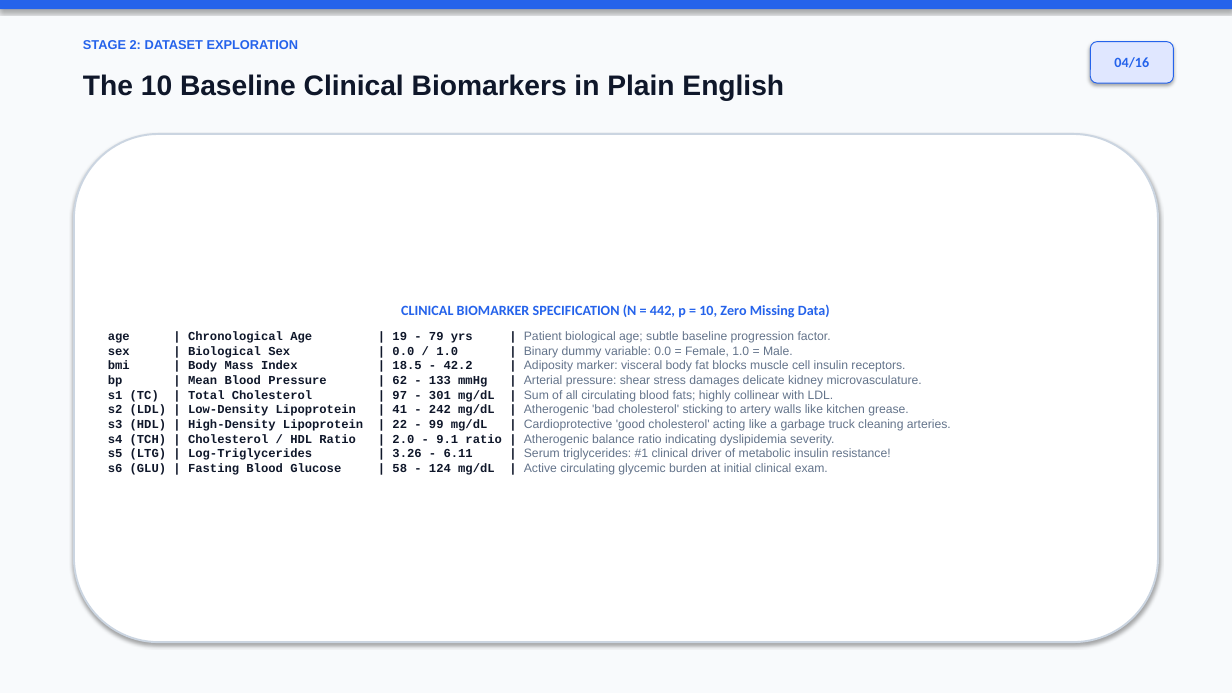
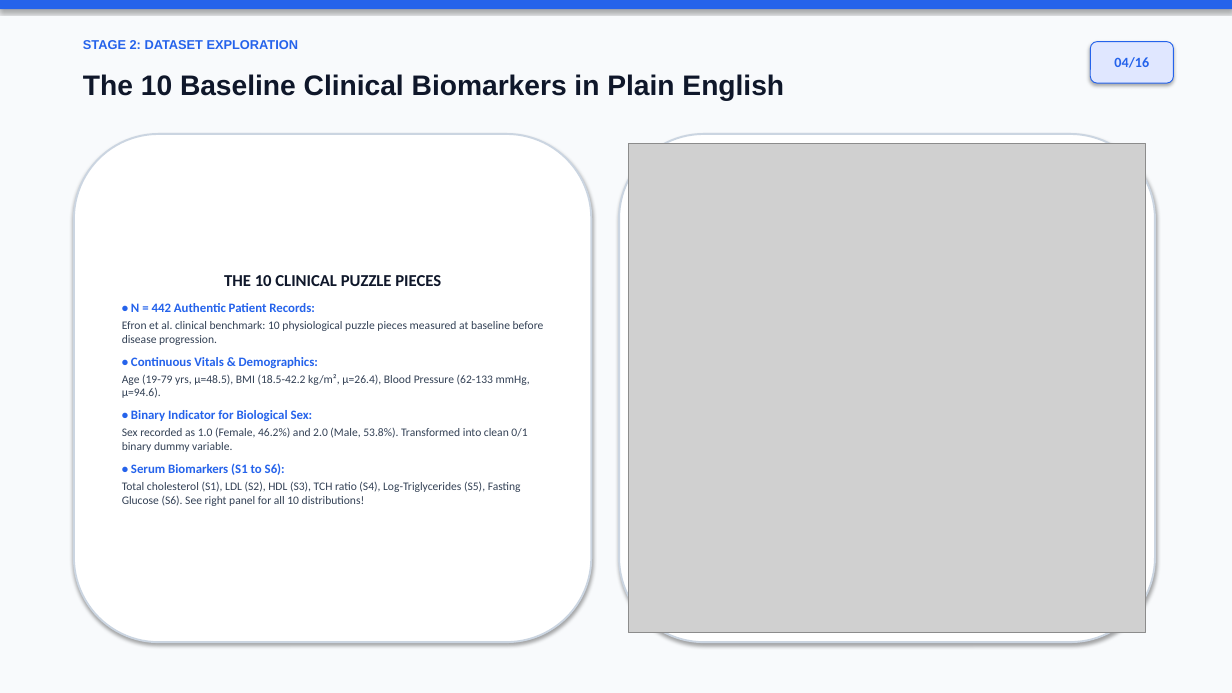
Before and after one commit to darrehanrasool/Lab, a slide deck: slide 4 of 4 Diabetes Progression Prediction/Diabetes_Progression_Conference_Presentation.pptx. Drawn at 1232x693 pixels with LibreOffice and Linux fonts; fonts in the diff are those of the drawing; grey boxes stand for pictures. Boxes give left, top, right and bottom in pixels: in the first picture for what was removed or moved away, otherwise in the second. Text is boxed around its words. In the diff, an @@ line names an element or a change of style, - is before the commit and + after.

Commit message:
Embed official scientific research figures and fullscreen zoom lightbox across all slides in HTML and PPTX presentations

```diff
--- a/4 Diabetes Progression Prediction/Diabetes_Progression_Conference_Presentation.pptx
+++ b/4 Diabetes Progression Prediction/Diabetes_Progression_Conference_Presentation.pptx
@@ rounded rectangle "THE 10 CLINICAL PUZZLE PIECES": place and size @@
-rounded rectangle "THE 10 CLINICAL PUZZLE PIECES" at bbox=[74, 134, 1158, 642]
+rounded rectangle "THE 10 CLINICAL PUZZLE PIECES" at bbox=[74, 134, 592, 642]
@@ rounded rectangle added at bbox=[619, 134, 1155, 642], fill #FFFFFF, outline #CBD5E1 1.5 pt @@
@@ picture added at bbox=[628, 143, 1146, 633] @@
@@ text in rounded rectangle at bbox=[122, 275, 544, 506]: text changed; size 9.5 to 9 pt; font Arial to Calibri; text colour #64748B to #334155 @@
-CLINICAL BIOMARKER SPECIFICATION (N = 442, p = 10, Zero Missing Data)
-age | Chronological Age | 19 - 79 yrs | Patient biological age; subtle baseline progression factor.
-sex | Biological Sex | 0.0 / 1.0 | Binary dummy variable: 0.0 = Female, 1.0 = Male.
-bmi | Body Mass Index | 18.5 - 42.2 | Adiposity marker: visceral body fat blocks muscle cell insulin receptors.
-bp | Mean Blood Pressure | 62 - 133 mmHg | Arterial pressure: shear stress damages delicate kidney microvasculature.
-s1 (TC) | Total Cholesterol | 97 - 301 mg/dL | Sum of all circulating blood fats; highly collinear with LDL.
-s2 (LDL) | Low-Density Lipoprotein | 41 - 242 mg/dL | Atherogenic 'bad cholesterol' sticking to artery walls like kitchen grease.
-s3 (HDL) | High-Density Lipoprotein | 22 - 99 mg/dL | Cardioprotective 'good cholesterol' acting like a garbage truck cleaning arteries.
-s4 (TCH) | Cholesterol / HDL Ratio | 2.0 - 9.1 ratio | Atherogenic balance ratio indicating dyslipidemia severity.
-s5 (LTG) | Log-Triglycerides | 3.26 - 6.11 | Serum triglycerides: #1 clinical driver of metabolic insulin resistance!
-s6 (GLU) | Fasting Blood Glucose | 58 - 124 mg/dL | Active circulating glycemic burden at initial clinical exam.
+THE 10 CLINICAL PUZZLE PIECES
+• N = 442 Authentic Patient Records:
+Efron et al. clinical benchmark: 10 physiological puzzle pieces measured at baseline before disease progression.
+• Continuous Vitals & Demographics:
+Age (19-79 yrs, μ=48.5), BMI (18.5-42.2 kg/m², μ=26.4), Blood Pressure (62-133 mmHg, μ=94.6).
+• Binary Indicator for Biological Sex:
+Sex recorded as 1.0 (Female, 46.2%) and 2.0 (Male, 53.8%). Transformed into clean 0/1 binary dummy variable.
+• Serum Biomarkers (S1 to S6):
+Total cholesterol (S1), LDL (S2), HDL (S3), TCH ratio (S4), Log-Triglycerides (S5), Fasting Glucose (S6). See right panel for all 10 distributions!
```
Also in this commit, not shown: 1 other slide changed, 2 slides added, 2 slides removed, 1 other file.
